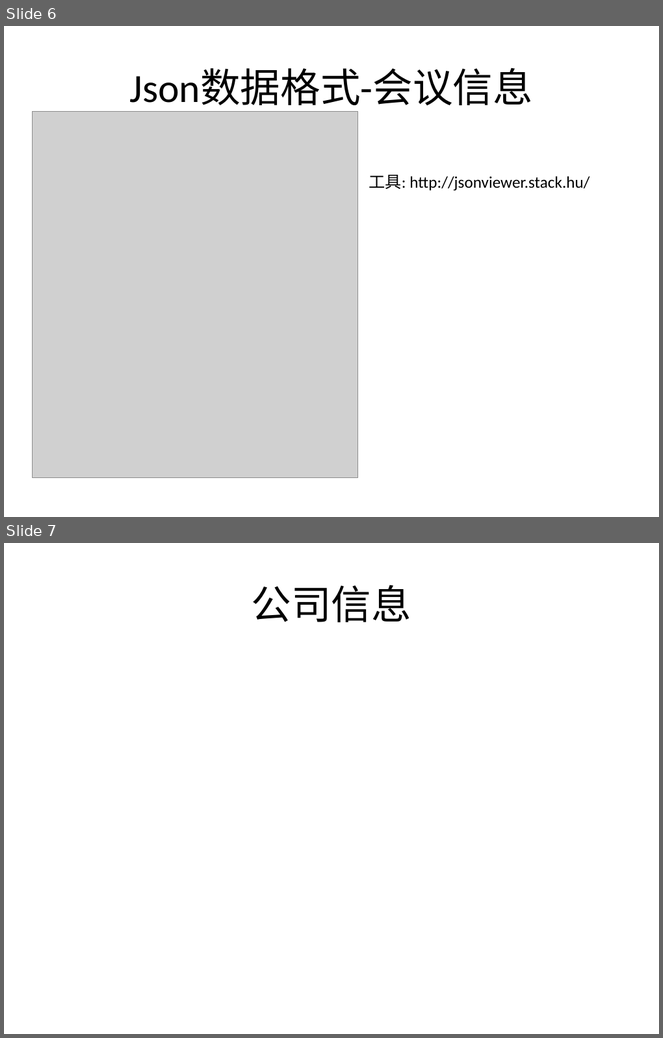
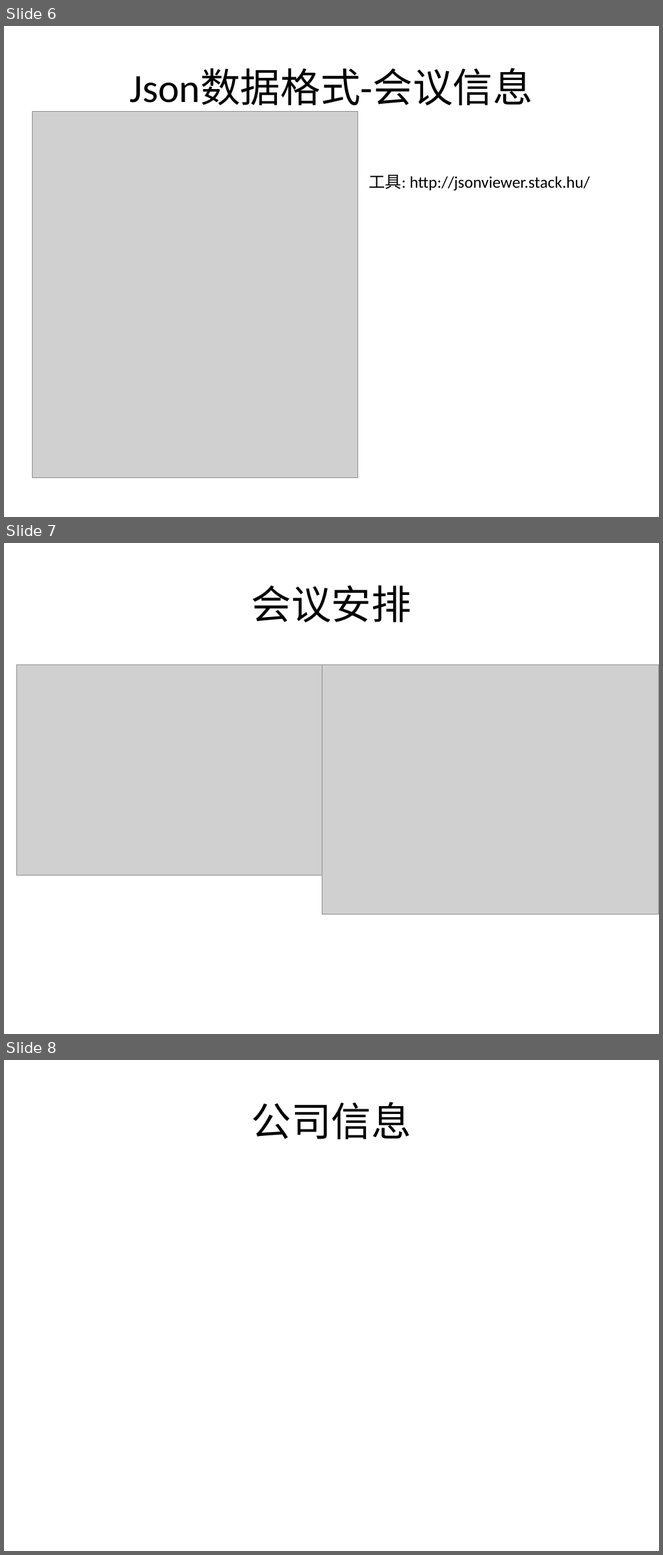
Before and after one commit to ljvblfz/x00001, a slide deck: sourcecode/project/xmeeting/doc/前后台交互服务设计.pptx. Shown one above the other, each under a label of ours: slides 6 and 7 before the commit, slides 6, 7 and 8 after it. The pictures are 663x1038 and 663x1555 pixels, drawn with LibreOffice and Linux fonts; fonts in the diff are those of the drawing; grey boxes stand for pictures. Boxes give left, top, right and bottom in pixels: in the first picture for what was removed or moved away, otherwise in the second. Text is boxed around its words. In the diff, an @@ line names an element or a change of style, - is before the commit and + after.

```diff
--- a/sourcecode/project/xmeeting/doc/前后台交互服务设计.pptx
+++ b/sourcecode/project/xmeeting/doc/前后台交互服务设计.pptx
@@ slide 7 added at [4,543,659,1034], background #FFFFFF @@
@@ title added at [252,585,412,622], 44 pt, text #000000 @@
+会议安排
@@ picture added at [17,665,374,876] @@
@@ picture added at [322,665,659,915] @@
@@ what was slide 7 is now slide 8 @@
```
